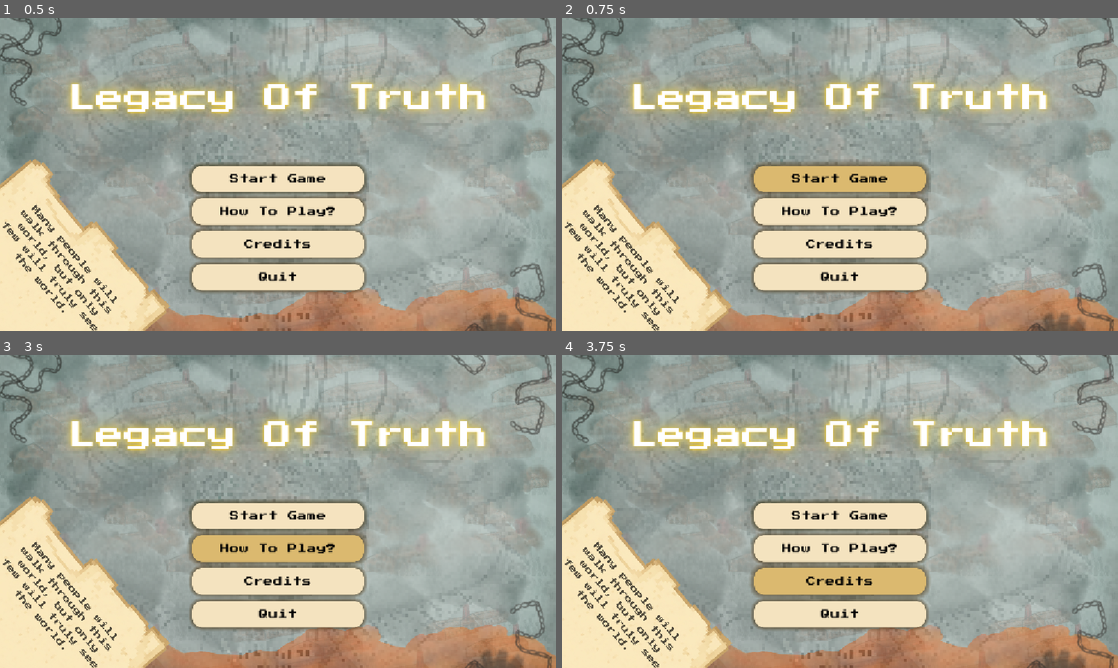
Above: before the commit, frames 1-4 (two rows, left to right).
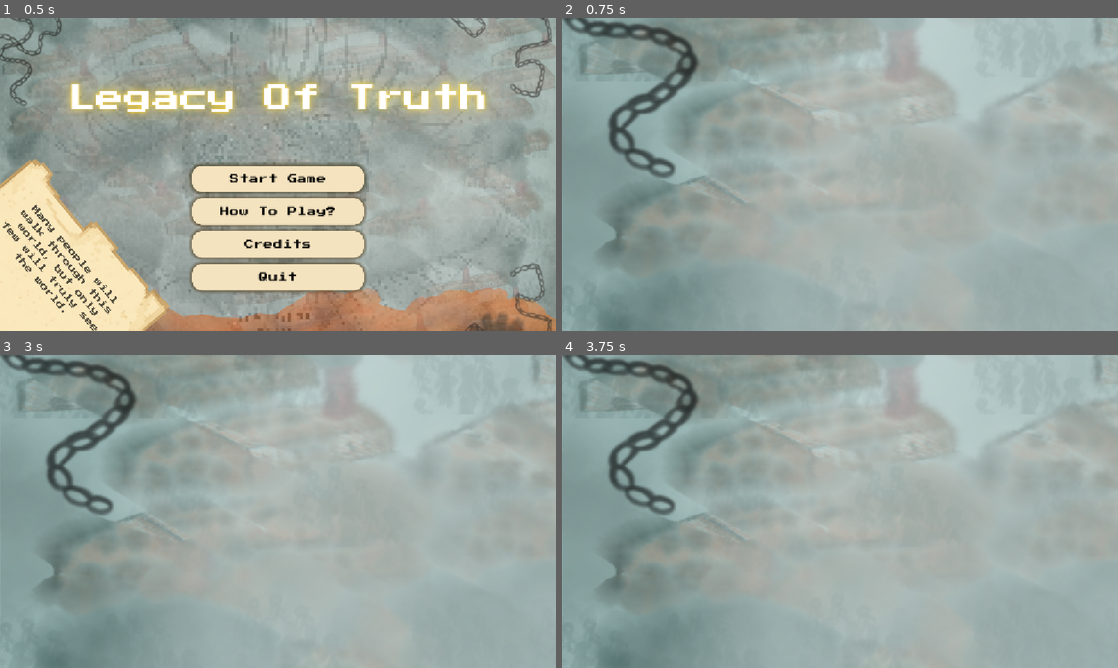
Above: after the commit, the same moments.

Repository: Anya-Gupta2025/legacy_of_truth_game
Game: Godot game, scene res://main_menu/main_menu.tscn
The game is run twice, just before and just after one commit, with the same random seed, the same clock (stepped at 60 frames per second) and the same inputs.
Inputs (mouse positions are in pixels of both pictures, inside the frame that each line leads up to):
- Up to frame 1 (0.5 s): no input
- Up to frame 2 (0.75 s): click "Start Game" at 0.5 s
- Up to frame 3 (3 s): click (278, 514) at 1.25 s, where only the run before the commit has a clickable "Start Game"; click (278, 514) at 2 s, where only the run before the commit has a clickable "Start Game"; click (278, 549) at 2.75 s, where only the run before the commit has a clickable "How To Play?"
- Up to frame 4 (3.75 s): click (840, 580) at 3.5 s, where only the run before the commit has a clickable "Credits"

Frame 1 is identical in both runs. In frame 2, 58% of the frame differs, in the area x 0-100%, y 0-100%; in frame 3, 57%; in frame 4, 57%.

Commit message:
Added tilemap to level one and made background

Diff:
--- a/legacy-of-truth/main_menu/main_menu.gd
+++ b/legacy-of-truth/main_menu/main_menu.gd
@@ -12,7 +12,7 @@
 
 
 func _on_start_game_button_pressed() -> void:
-	pass # Replace with function body.
+	get_tree().change_scene_to_file("res://the_tomb_level_one/level_one_the_tomb.tscn")
 
 
 func _on_how_to_play_button_pressed() -> void:
--- /dev/null
+++ b/legacy-of-truth/the_tomb_level_one/level_one_the_tomb.tscn
@@ -0,0 +1,17 @@
+[gd_scene format=3 uid="uid://cdvxx0yson4qf"]
+
+[ext_resource type="Texture2D" uid="uid://cgqhkswfg3pvh" path="res://the_tomb_level_one/the_tomb_bg.png" id="1_mt2kb"]
+
+[sub_resource type="StyleBoxTexture" id="StyleBoxTexture_yb5dr"]
+texture = ExtResource("1_mt2kb")
+
+[node name="LevelOneTheTomb" type="Node2D" unique_id=800105452]
+
+[node name="Panel" type="Panel" parent="." unique_id=1997158470]
+offset_right = 1152.0
+offset_bottom = 648.0
+theme_override_styles/panel = SubResource("StyleBoxTexture_yb5dr")
+
+[node name="Camera2D" type="Camera2D" parent="." unique_id=1621228886]
+position = Vector2(144, 198)
+zoom = Vector2(4, 4)
Binary file added: legacy-of-truth/the_tomb_level_one/the_tomb_bg.png
Not shown, added: legacy-of-truth/the_tomb_level_one/the_tomb_bg.png.import
Binary file added: legacy-of-truth/the_tomb_level_one/the_tomb_tilemap.png
Not shown, added: legacy-of-truth/the_tomb_level_one/the_tomb_tilemap.png.import
Not shown, added: legacy-of-truth/the_tomb_level_one/.DS_Store
